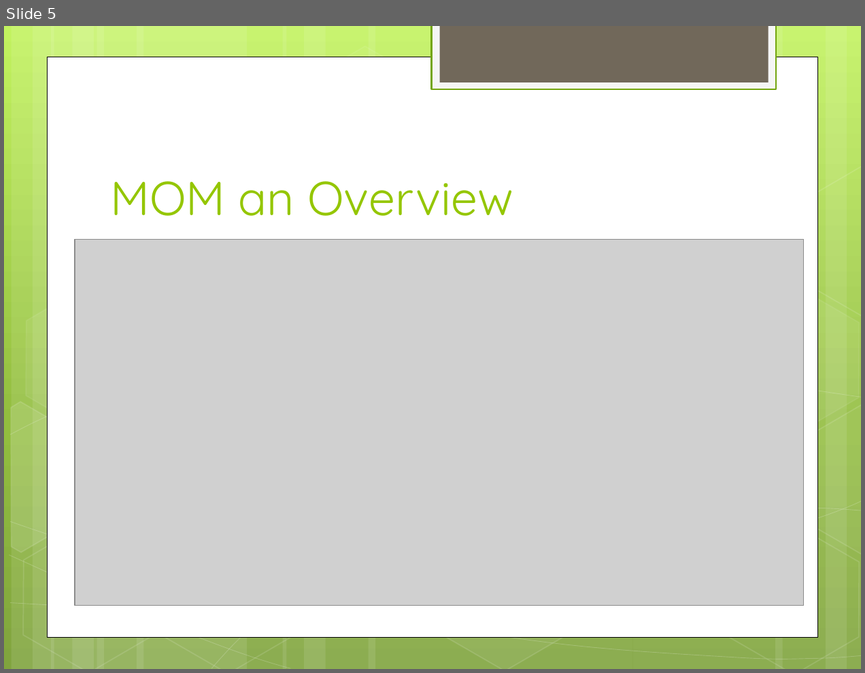
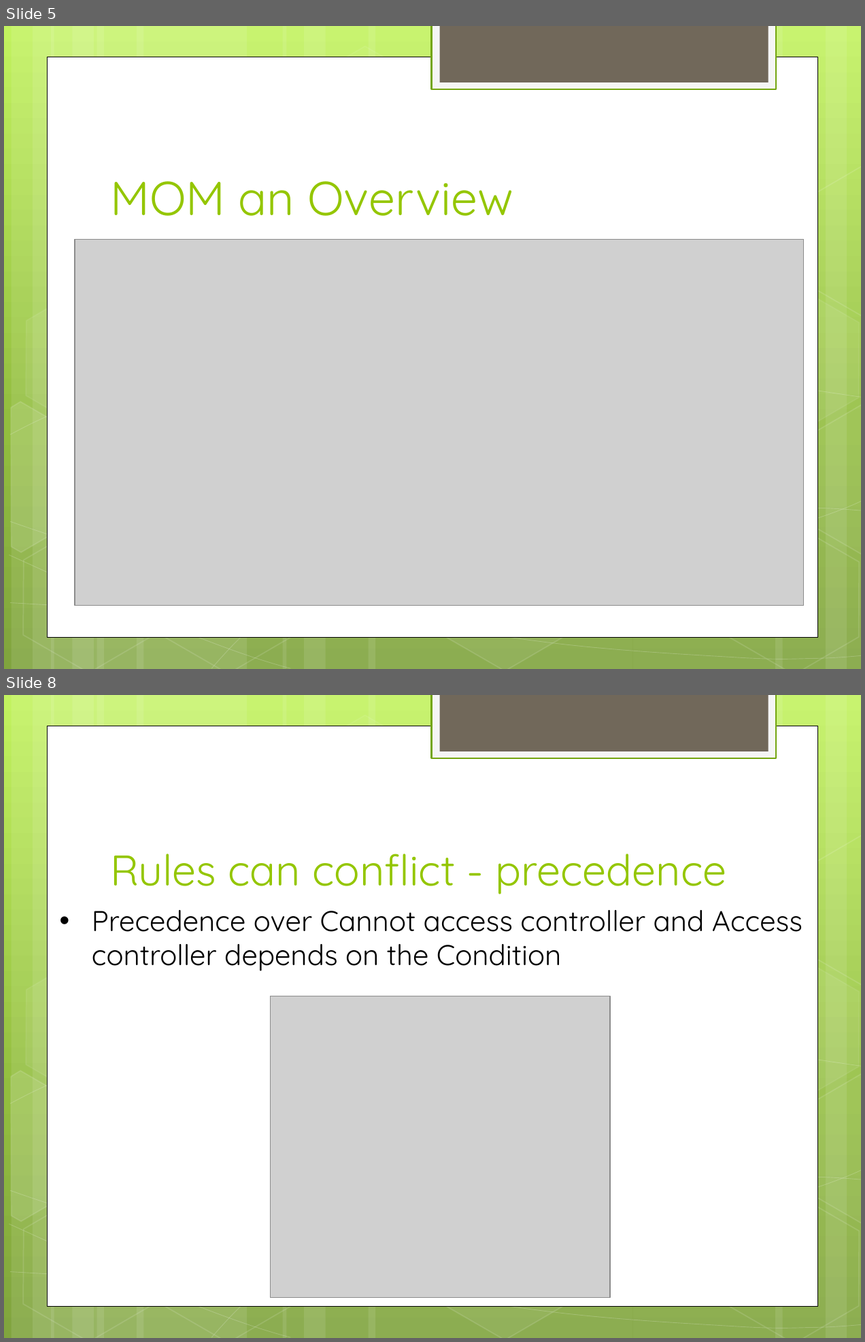
Before and after one commit to Zucka/MOM, a slide deck: other/Presentation-Lars.pptx. Shown one above the other, each under a label of ours: slide 5 before the commit, slides 5 and 8 after it; the slides between them are not shown. The pictures are 865x673 and 865x1342 pixels, drawn with LibreOffice and Linux fonts; fonts in the diff are those of the drawing; grey boxes stand for pictures. Boxes give left, top, right and bottom in pixels: in the first picture for what was removed or moved away, otherwise in the second. Text is boxed around its words. In the diff, an @@ line names an element or a change of style, - is before the commit and + after.

```diff
--- a/other/Presentation-Lars.pptx
+++ b/other/Presentation-Lars.pptx
@@ slide 8 added at <box>4,695,861,1338</box>, background gradient #C3F35F to #93BF3F to #81A53E; not listed: 31 template elements that a slide beside it also shows @@
@@ title added at <box>110,853,727,894</box>, 36 pt, text #94C600 @@
+Rules can conflict - precedence
@@ text added at <box>92,910,802,971</box>, 24 pt, text #000000 @@
+• Precedence over Cannot access controller and Access controller depends on the Condition
@@ picture added at <box>271,996,610,1297</box> @@
```
Also in this commit, not shown: 16 other slides added, 3 other files.
